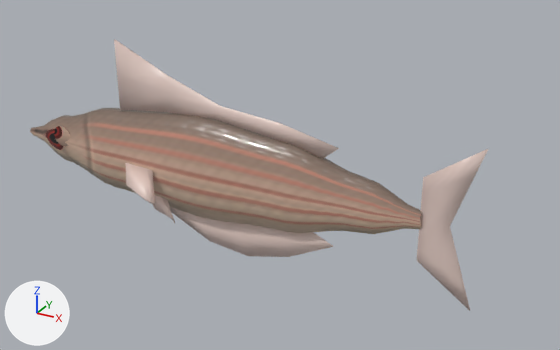
Before and after pictures for a commit that changed the glTF model public/models/fish/zebra-danio/zebra-danio-albino-low.glb.
Camera for both pictures: a 50 mm camera at (1.53, -2.33, 1.22) aimed at (0.21, 0.06, 0.02). Arrows for +X, +Y and +Z are at lower left; the lights stay in place. The first picture is the older version. Vertices at exactly the same position are counted once.

Objects in the first picture: 'DorsalFin', 'FishBody', 'FishEye', 'FishFin'.
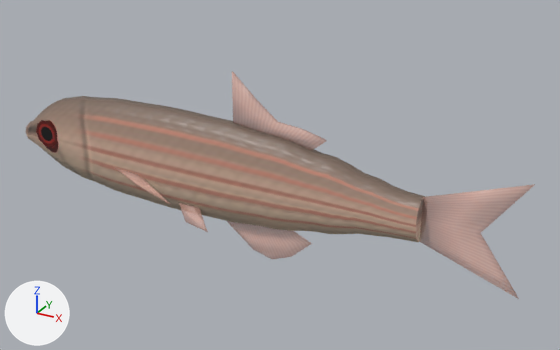
Boxes [x1, y1, x2, y2] around the edits, measured in the pictures (560 x 350 px; the box of a moved part takes in the faces that stretch with it):
'FishBody', reshaped (16% taller)
    before: [30, 108, 422, 234]
    after: [26, 96, 425, 242]
'FishFin', surface changed, reshaped
    before: [125, 148, 489, 311]
    after: [115, 168, 535, 299]
'DorsalFin', surface changed, reshaped (58% narrower, 33% shorter)
    before: [114, 39, 339, 159]
    after: [232, 71, 327, 151]
'FishEye', moved, rescaled
    before: [54, 126, 70, 146]
    after: [36, 120, 57, 147]
part 4 of me_fishfin, moved or reshaped
    before: [125, 163, 333, 257]
    after: [115, 168, 312, 259]
part 5 of me_fishfin, moved or reshaped
    before: [417, 148, 489, 311]
    after: [419, 184, 535, 299]

Patch to the scene script:
```diff
--- a/public/models/fish/zebra-danio/zebra-danio-albino-low.glb.py
+++ b/public/models/fish/zebra-danio/zebra-danio-albino-low.glb.py
@@ img_fin_albedo @@
+img_fin_albedo = load_image('fin-albedo', '_unpacked/fin-albedo', 128, 128, 'sRGB')
@@ mat_fishfin @@
 n0 = _N.new('ShaderNodeBsdfPrincipled'); n0.name = 'Principled BSDF'
-n0.inputs[0].default_value = (0.888, 0.694, 0.631, 1.0)  # 'Base Color', pale pink #f2d9d0
-n0.inputs[2].default_value = 0.35  # 'Roughness'
-n0.inputs[4].default_value = 0.82  # 'Alpha'
+n0.inputs[2].default_value = 0.38  # 'Roughness'
 n1 = _N.new('ShaderNodeOutputMaterial'); n1.name = 'Material Output'
+n2 = _N.new('ShaderNodeMath'); n2.name = 'Math'
+n2.operation = 'MULTIPLY'
+n2.inputs[1].default_value = 0.52  # 'Value'
+n3 = _N.new('ShaderNodeTexImage'); n3.name = 'Image Texture'
+n3.image = img_fin_albedo
 _L.new(n0.outputs[0], n1.inputs[0])  # 'BSDF' to 'Surface'
+_L.new(n2.outputs[0], n0.inputs[4])  # 'Value' to 'Alpha'
+_L.new(n3.outputs[0], n0.inputs[0])  # 'Color' to 'Base Color'
+_L.new(n3.outputs[1], n2.inputs[0])  # 'Alpha' to 'Value'
@@ me_dorsalfin @@
 # used by ob_dorsalfin; location = (0.0, 0.0, 0.0)
-me_dorsalfin.from_pydata(...)  # 30 vertices, 56 faces; spans x -0.5..0.48, y -0.003..0.003, z 0.154..0.478
+me_dorsalfin.from_pydata(...)  # 30 vertices, 56 faces; spans x 0.044..0.434, y -0.003..0.003, z 0.176..0.425
+# me_dorsalfin part 1: 30 of 30 vertices moved; they spanned x -0.5..0.48, y -0.003..0.003, z 0.154..0.478 and now span x 0.044..0.434, y -0.003..0.003, z 0.176..0.425; mean shift (0.249, 0.0, -0.006)
 me_dorsalfin.materials.append(mat_fishfin)
@@ me_fishbody @@
 # used by ob_fishbody; location = (0.0, 0.0, 0.0)
-me_fishbody.from_pydata(...)  # 364 vertices, 720 faces; spans x -1.04..0.8, y -0.09..0.09, z -0.2..0.22
+me_fishbody.from_pydata(...)  # 362 vertices, 720 faces; spans x -1.04..0.8, y -0.08..0.08, z -0.19..0.23
+# me_fishbody part 2: 4 vertices moved within x -0.16..-0.04, y -0.07..0.07, z -0.19..-0.11; 332 vertices removed from x -1.03..0.8, y -0.09..0.09, z -0.2..0.22; 330 vertices added at x -1.04..0.8, y -0.08..0.08, z -0.19..0.23
 me_fishbody.materials.append(mat_fishbody)
@@ me_fisheye @@
 # used by ob_fisheye; location = (0.0, 0.0, 0.0)
-me_fisheye.from_pydata(...)  # 22 vertices, 20 faces; spans x -0.8475..-0.7525, y -0.0421..0.0421, z -0.0152..0.0752
+me_fisheye.from_pydata(...)  # 22 vertices, 20 faces; spans x -0.9218..-0.7983, y -0.072..0.072, z -0.0187..0.0987
+# me_fisheye part 3: the whole mesh is scaled about its middle by (1.3, 1.71, 1.3), then moved by (-0.06, 0.0, 0.01)
 me_fisheye.materials.append(mat_fishbody)
@@ me_fishfin @@
 # used by ob_fishfin; location = (0.0, 0.0, 0.0)
-me_fishfin.from_pydata(...)  # 180 vertices, 336 faces; spans x -0.44..1.0, y -0.196..0.196, z -0.333..0.304
+me_fishfin.from_pydata(...)  # 180 vertices, 336 faces; spans x -0.5..1.156, y -0.095..0.095, z -0.317..0.212
+# me_fishfin part 4: 138 of 180 vertices moved; they spanned x -0.44..0.47, y -0.196..0.196, z -0.333..-0.009 and now span x -0.5..0.38, y -0.095..0.095, z -0.317..-0.04; mean shift (0.061, 0.0, -0.015); largest move (-0.27, 0.003, -0.225) -> (0.04, 0.003, -0.231)
+# me_fishfin part 5: 42 of 180 vertices moved; they spanned x 0.795..1.0, y -0.003..0.003, z -0.304..0.304 and now span x 0.796..1.156, y -0.003..0.003, z -0.207..0.212; mean shift (0.068, 0.0, 0.002); largest move (1.0, 0.003, -0.304) -> (1.156, 0.003, -0.207)
 me_fishfin.materials.append(mat_fishfin)
```
